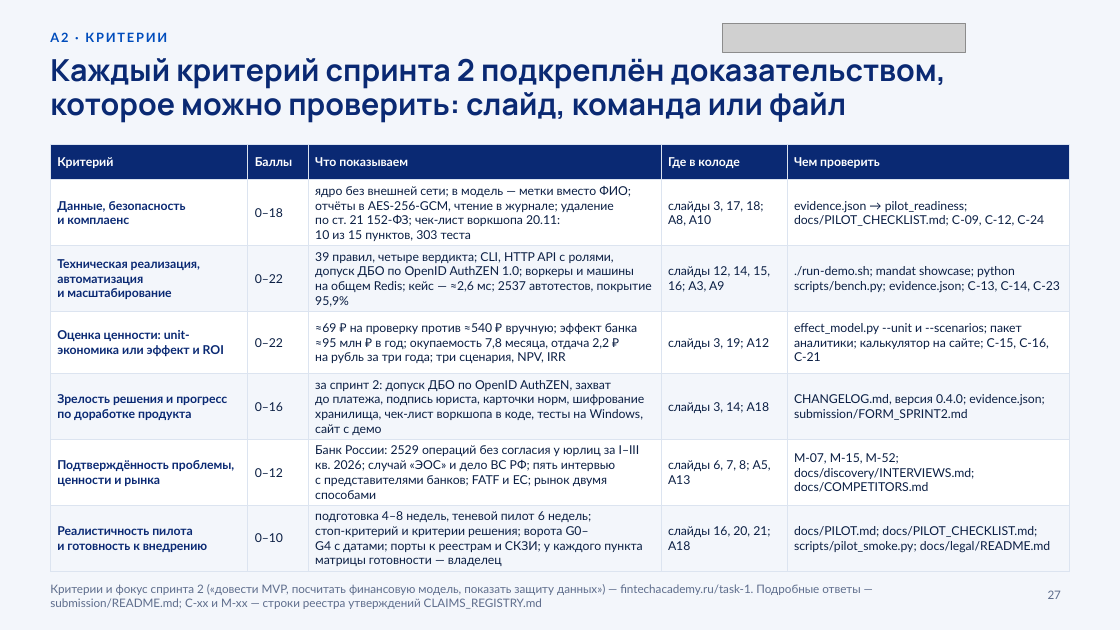
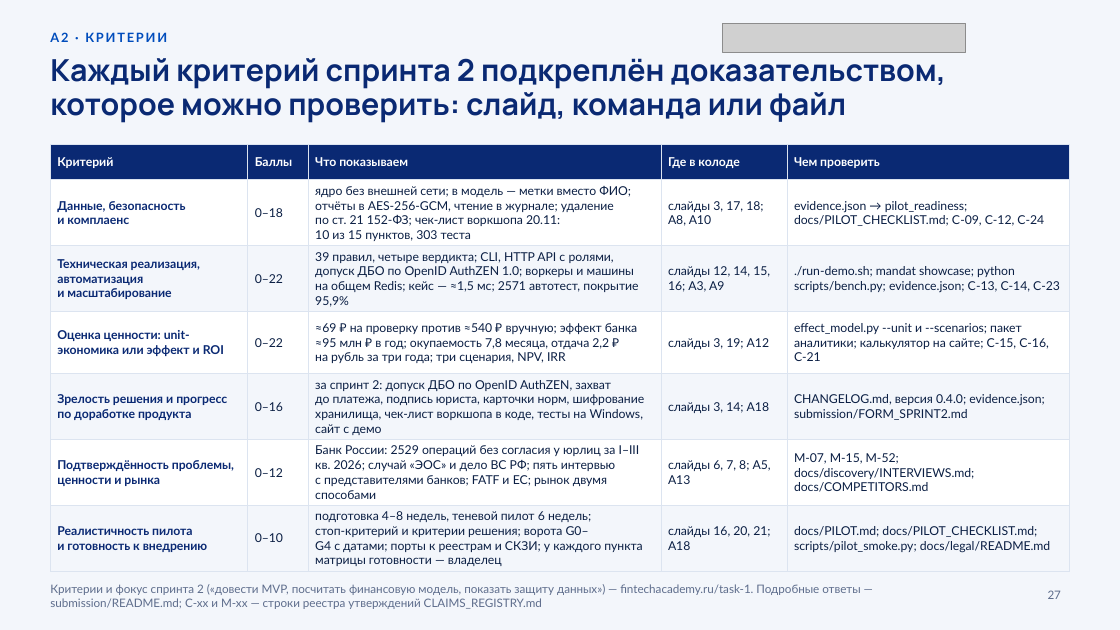
Before and after one commit to KonkovDV/Mandat, a slide deck: slide 27 of submission/slides/Mandat_VTB.pptx. Drawn at 1120x630 pixels with LibreOffice and Linux fonts; fonts in the diff are those of the drawing; grey boxes stand for pictures; background and template pictures are left out. Boxes give left, top, right and bottom in pixels: in the first picture for what was removed or moved away, otherwise in the second. Text is boxed around its words. In the diff, an @@ line names an element or a change of style, - is before the commit and + after.

```diff
--- a/submission/slides/Mandat_VTB.pptx
+++ b/submission/slides/Mandat_VTB.pptx
@@ table at [50, 145, 1070, 570] @@
-row 3, column 3: 39 правил, четыре вердикта; CLI, HTTP API с ролями, допуск ДБО по OpenID AuthZEN 1.0; воркеры и машины на общем Redis; кейс — ≈2,6 мс; 2537 автотестов, покрытие 95,9%
+row 3, column 3: 39 правил, четыре вердикта; CLI, HTTP API с ролями, допуск ДБО по OpenID AuthZEN 1.0; воркеры и машины на общем Redis; кейс — ≈1,5 мс; 2571 автотест, покрытие 95,9%
```
Also in this commit, not shown: 8 other slides changed, 35 other files.
